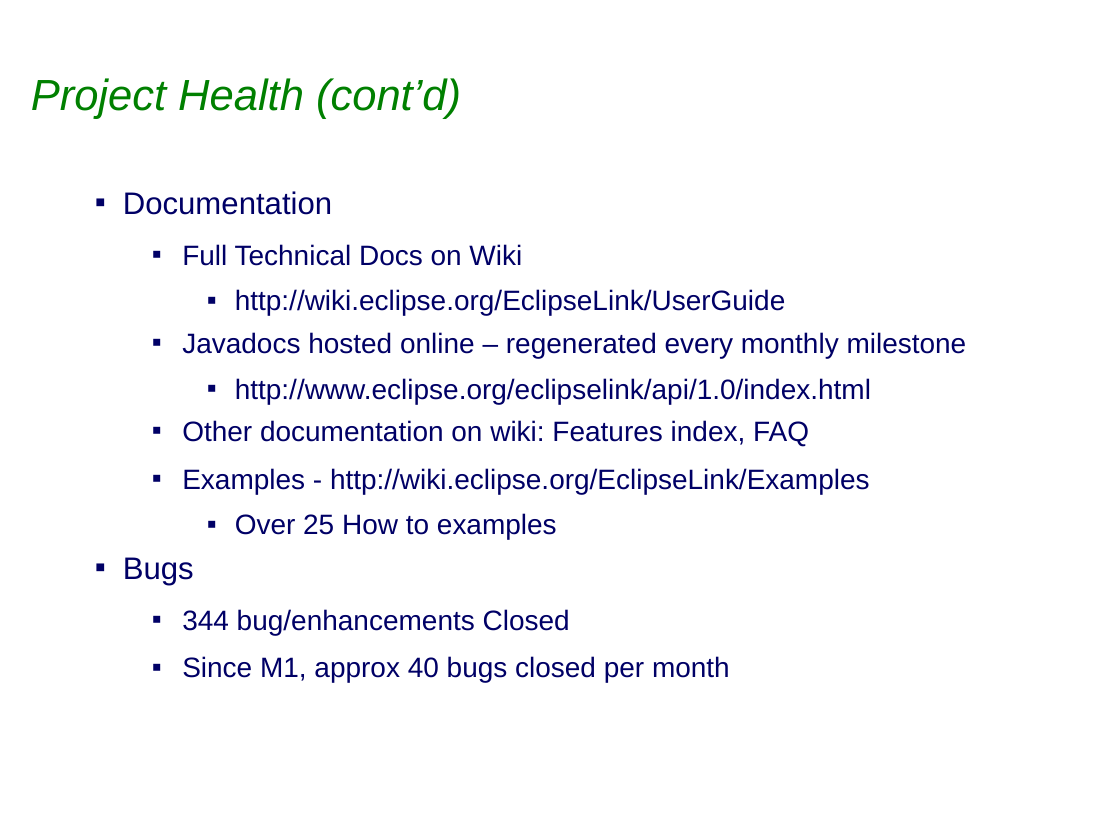
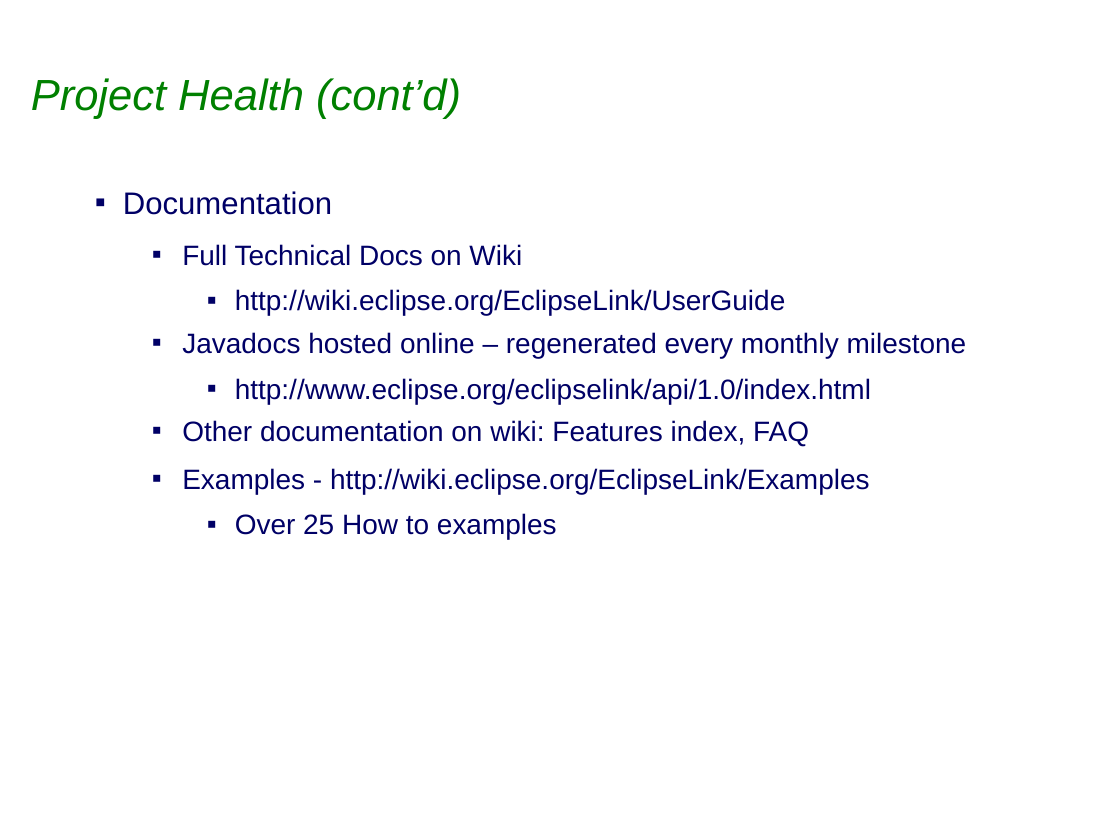
Before and after one commit to eclipse-ee4j/eclipselink, a slide deck: slide 5 of project-admin/Graduation_Review.ppt. Drawn at 1120x840 pixels with LibreOffice and Linux fonts; fonts in the diff are those of the drawing; background and template pictures are left out. Boxes give left, top, right and bottom in pixels: in the first picture for what was removed or moved away, otherwise in the second. Text is boxed around its words. In the diff, an @@ line names an element or a change of style, - is before the commit and + after.

```diff
--- a/project-admin/Graduation_Review.ppt
+++ b/project-admin/Graduation_Review.ppt
@@ text at bbox=[123, 557, 730, 682]: paragraphs removed @@
-▪ Bugs
-  ▪ 344 bug/enhancements Closed
-  ▪ Since M1, approx 40 bugs closed per month
```
Also in this commit, not shown: 1 other slide changed, 1 slide added.
